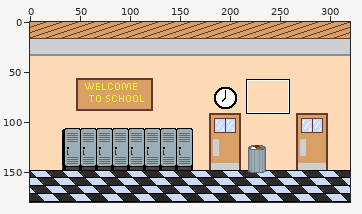
One commit to this pixel-art file: Assets/Aseprites/School.aseprite. Above, an overview of the earlier version with the close-up marked.
Close-up. Before the commit:
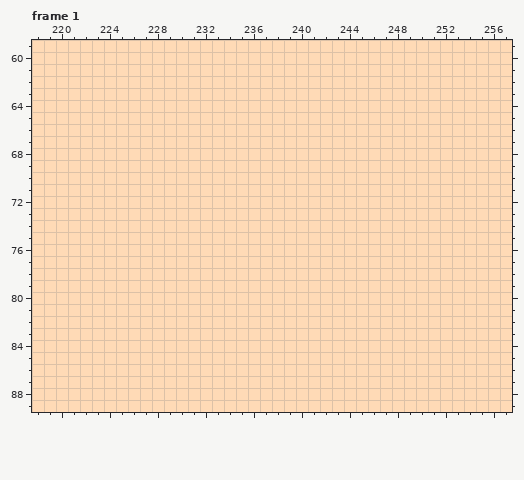
320x180 pixels, 1 frame. Shown: frame 1: x 218..257, y 59..89. The commit also changed other frames or places, which this record leaves out.
And afterwards:
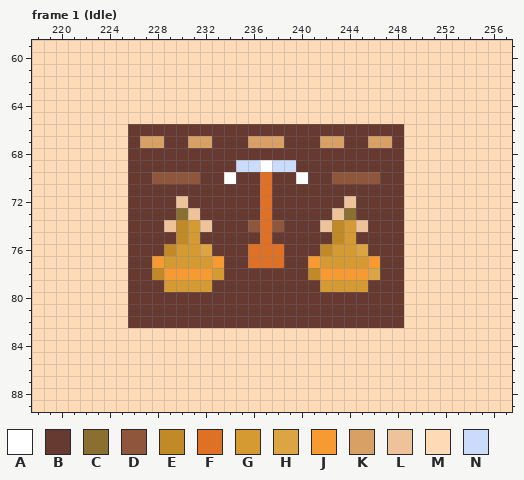
Palette (. is transparent): A #ffffff  B #663931  C #8a6f30  D #8f563b  E #c28a26  F #df7126  G #d59a32  H #dca442  J #f79a32  K #d9a066  L #eec39a  M #ffdab6  N #cbdbfc
Author's note on the commit: school alarm clock pngs
Difference:
layer "Alarm" added
Frame 1 (Idle), layer "Alarm":
Colour M becomes colour A in row 69 at x 237; in row 70 at x 234 and 240.
Colour M becomes colour B in row 66 at x 226 to 248; in row 67 at x 226, 229 to 230, 233 to 235, 239 to 241, 244 to 245 and 248; in row 68 at x 226 to 248; in row 69 at x 226 to 234 and 240 to 248; in row 70 at x 226 to 227, 232 to 233, 235 to 236, 238 to 239, 241 to 242 and 247 to 248; in row 71 at x 226 to 236 and 238 to 248.
Colour M becomes colour B in row 72 at x 226 to 229, 231 to 236, 238 to 243 and 245 to 248; in row 73 at x 226 to 229, 232 to 236, 238 to 242 and 245 to 248; in row 74 at x 226 to 228, 233 to 235, 239 to 241 and 246 to 248; in row 75 at x 226 to 229, 232 to 236, 238 to 242 and 245 to 248; in row 76 at x 226 to 228, 233 to 235, 239 to 241 and 246 to 248; in row 77 at x 226 to 227, 234 to 235, 239 to 240 and 247 to 248.
Colour M becomes colour B in row 78 at x 226 to 227, 234 to 240 and 247 to 248; in row 79 at x 226 to 228, 233 to 241 and 246 to 248; in rows 80 to 82 at x 226 to 248.
Colour M becomes colour C in row 73 at x 230 and 244.
Colour M becomes colour D in row 70 at x 228 to 231 and 243 to 246; in row 74 at x 236 and 238.
Colour M becomes colour E in rows 74 to 75 at x 230 and 243; in row 76 at x 229 and 242; in row 78 at x 228 and 241.
Colour M becomes colour F in rows 70 to 75 at x 237; in rows 76 to 77 at x 236 to 238.
Colour M becomes colour G in rows 74 to 75 at x 231 and 244; in row 76 at x 230 to 231 and 243 to 244; in row 77 at x 229 to 232 and 242 to 245; in row 78 at x 233; in row 79 at x 229 to 232 and 242 to 245.
Colour M becomes colour H in row 76 at x 232 and 245; in row 78 at x 246.
Colour M becomes colour J in row 77 at x 228, 233, 241 and 246; in row 78 at x 229 to 232 and 242 to 245.
Colour M becomes colour K in row 67 at x 227 to 228, 231 to 232, 236 to 238, 242 to 243 and 246 to 247.
Colour M becomes colour L in row 72 at x 230 and 244; in row 73 at x 231 and 243; in row 74 at x 229, 232, 242 and 245.
Colour M becomes colour N in row 69 at x 235 to 236 and 238 to 239.
